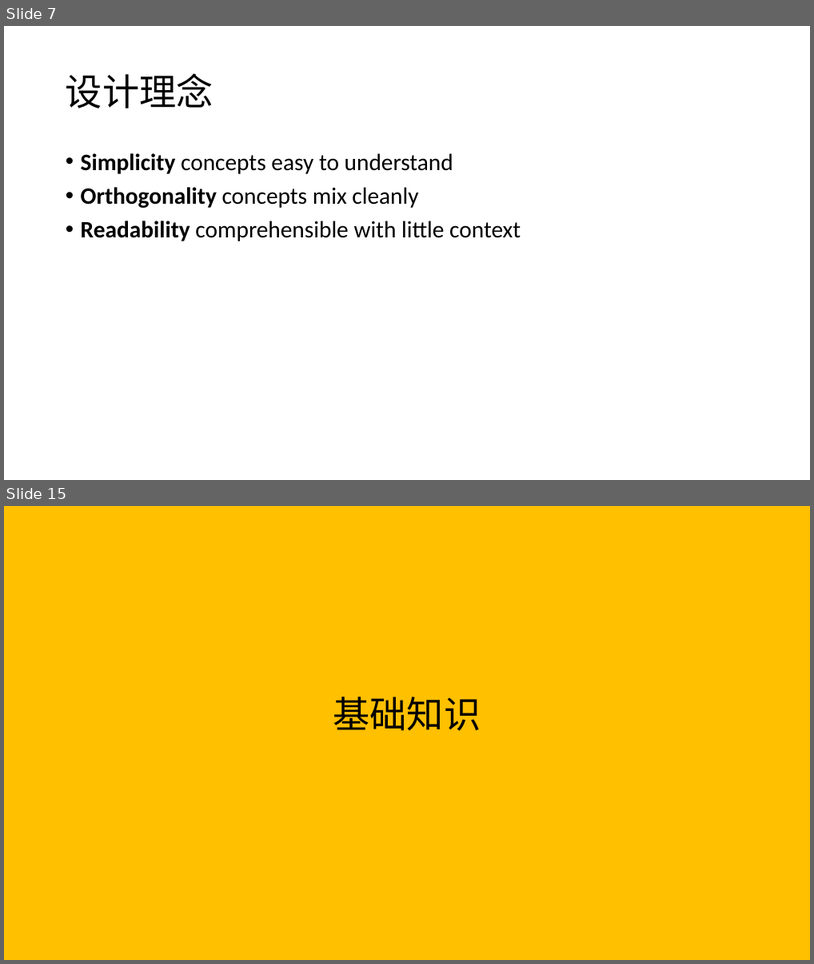
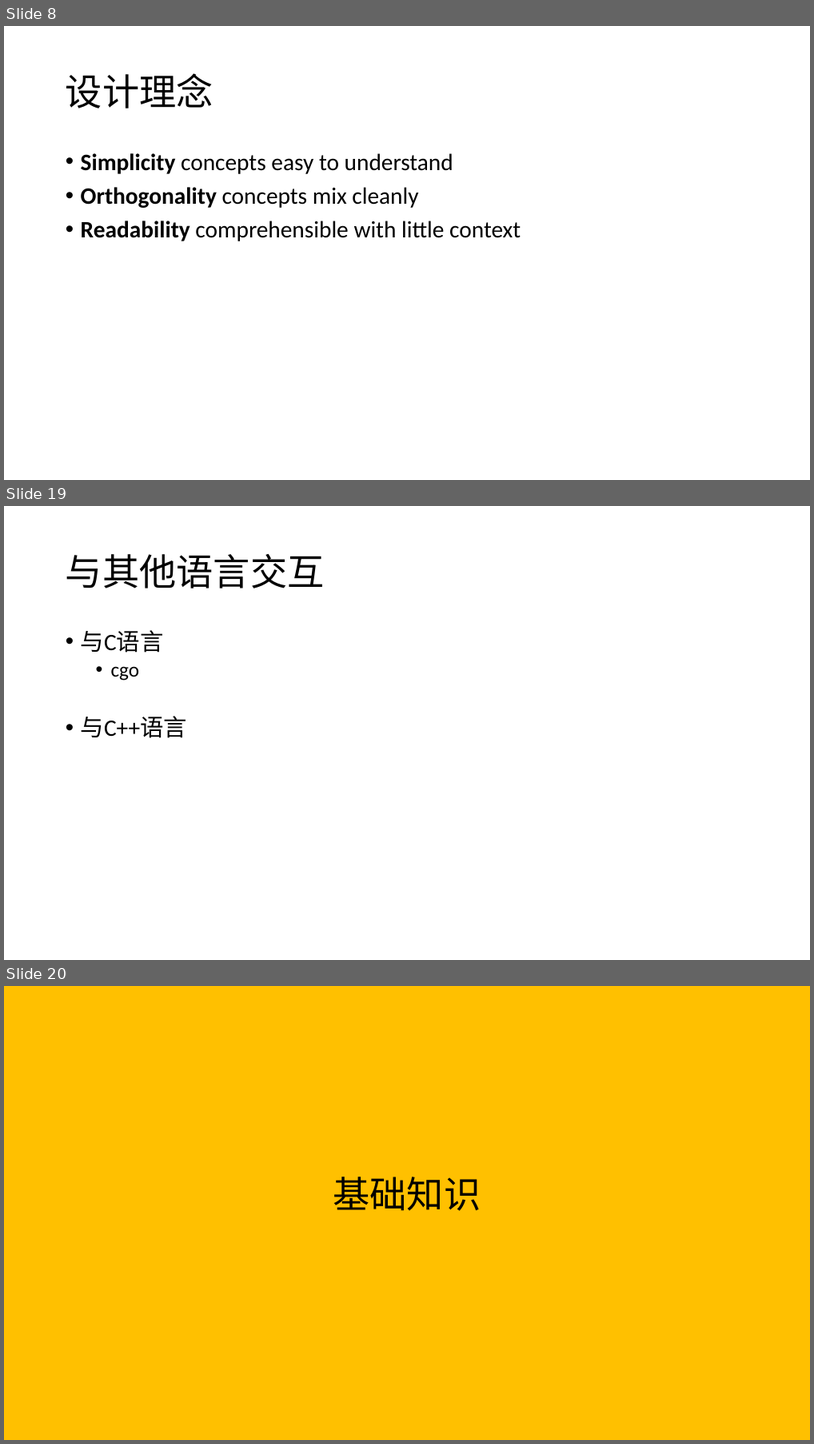
Before and after one commit to hongzhenglin/golearning, a slide deck: go学习笔记.pptx. Shown one above the other, each under a label of ours: slides 7 and 15 before the commit, slides 8, 19 and 20 after it; the slides between them are not shown. The pictures are 814x964 and 814x1444 pixels, drawn with LibreOffice and Linux fonts; fonts in the diff are those of the drawing. Boxes give left, top, right and bottom in pixels: in the first picture for what was removed or moved away, otherwise in the second. Text is boxed around its words. In the diff, an @@ line names an element or a change of style, - is before the commit and + after.

```diff
--- a/go学习笔记.pptx
+++ b/go学习笔记.pptx
@@ slide 19 added at bbox=[4, 506, 810, 960], background #FFFFFF @@
@@ title added at bbox=[66, 554, 325, 588], 44 pt, text #000000 @@
+与其他语言交互
@@ text added at bbox=[81, 630, 187, 738], 28 pt, text #000000 @@
+• 与C语言
+  • cgo
+• 与C++语言
@@ what was slide 7 is now slide 8 @@
@@ what was slide 15 is now slide 20 @@
```
Also in this commit, not shown: 9 slides changed, 17 other slides added, 2 slides removed.
